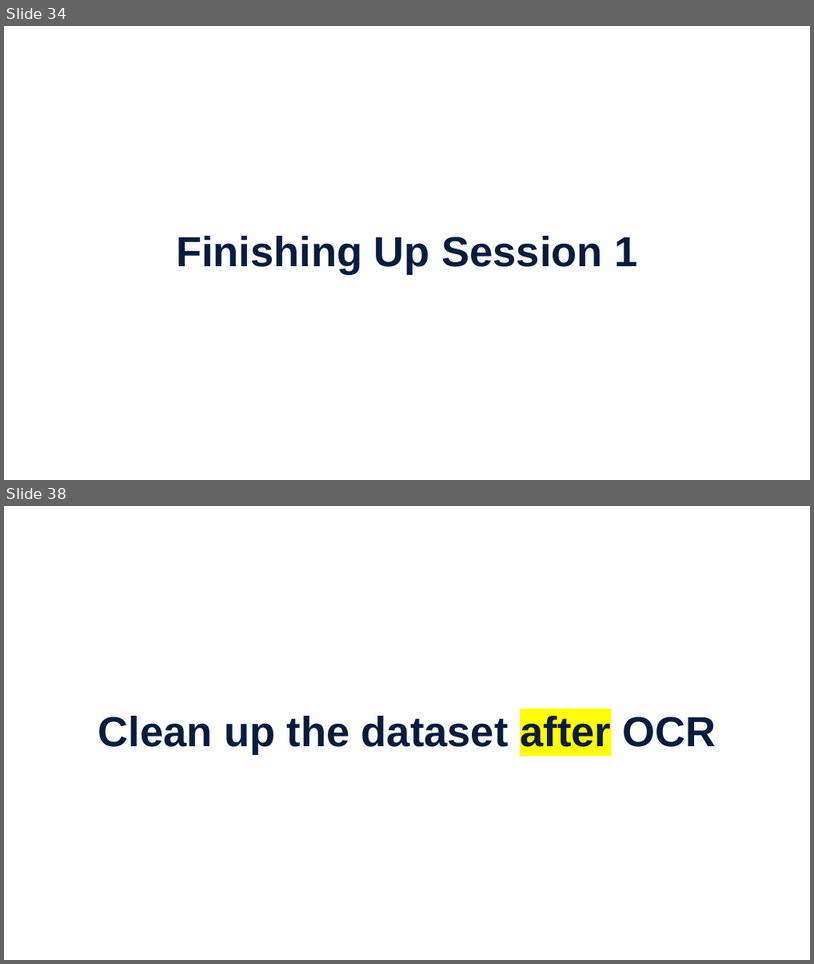
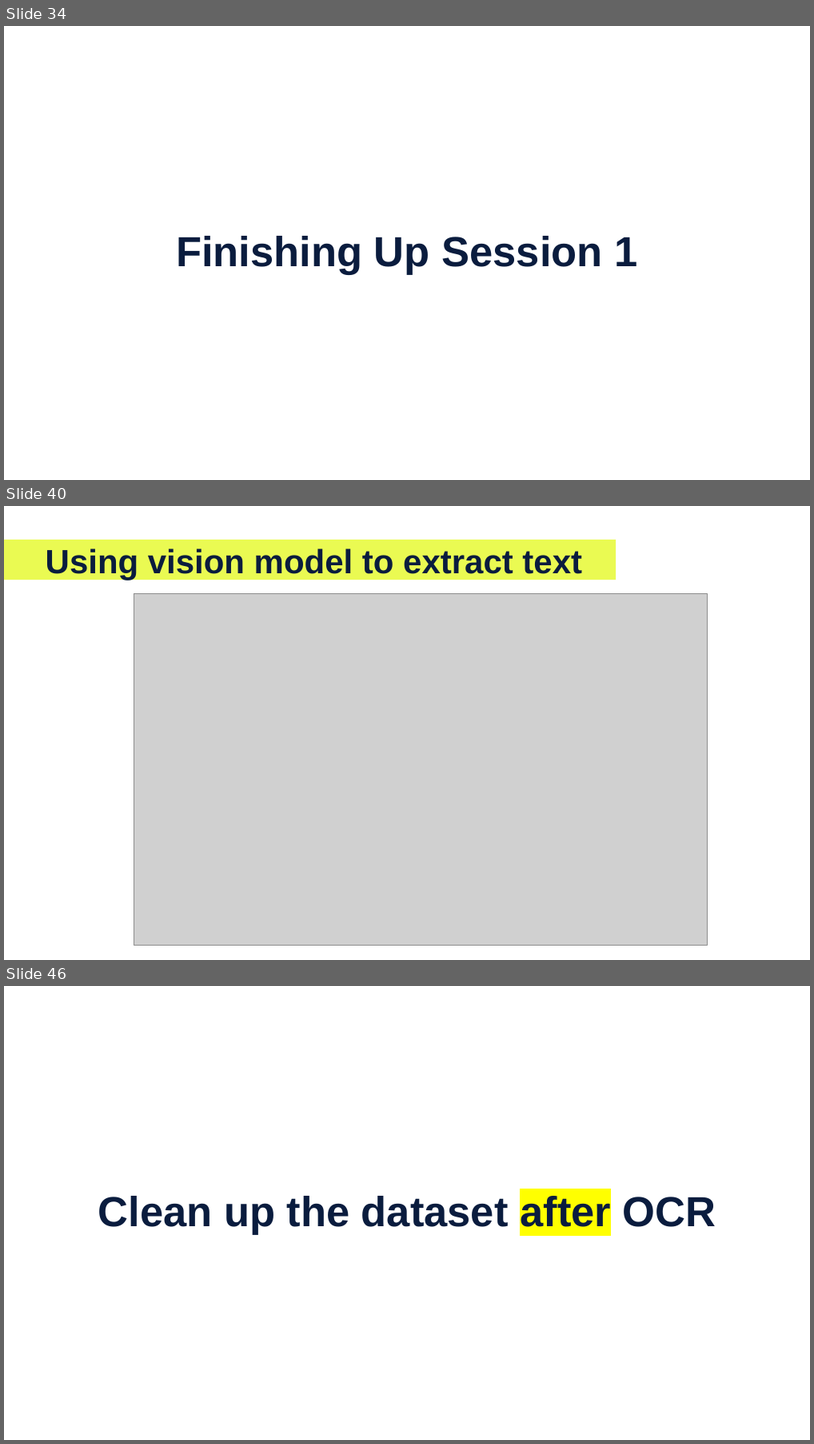
Before and after one commit to EFI-training/OCR-From-Images-To-Text, a slide deck: OCR-2026.pptx. Shown one above the other, each under a label of ours: slides 34 and 38 before the commit, slides 34, 40 and 46 after it; the slides between them are not shown. The pictures are 814x964 and 814x1444 pixels, drawn with LibreOffice and Linux fonts; fonts in the diff are those of the drawing; grey boxes stand for pictures; background and template pictures are left out. Boxes give left, top, right and bottom in pixels: in the first picture for what was removed or moved away, otherwise in the second. Text is boxed around its words. In the diff, an @@ line names an element or a change of style, - is before the commit and + after.

```diff
--- a/OCR-2026.pptx
+++ b/OCR-2026.pptx
@@ slide 40 added at (4, 506, 810, 960), background #FFFFFF @@
@@ rectangle added at (4, 540, 616, 580), fill #EAFA52 @@
@@ title added at (46, 548, 582, 580), 80 pt, text #0A1C3E, bold @@
+Using vision model to extract text
@@ picture added at (134, 593, 707, 944) @@
@@ what was slide 38 is now slide 46 @@
```
Also in this commit, not shown: 2 slides changed, 8 other slides added, 1 slide removed, 4 other files.
